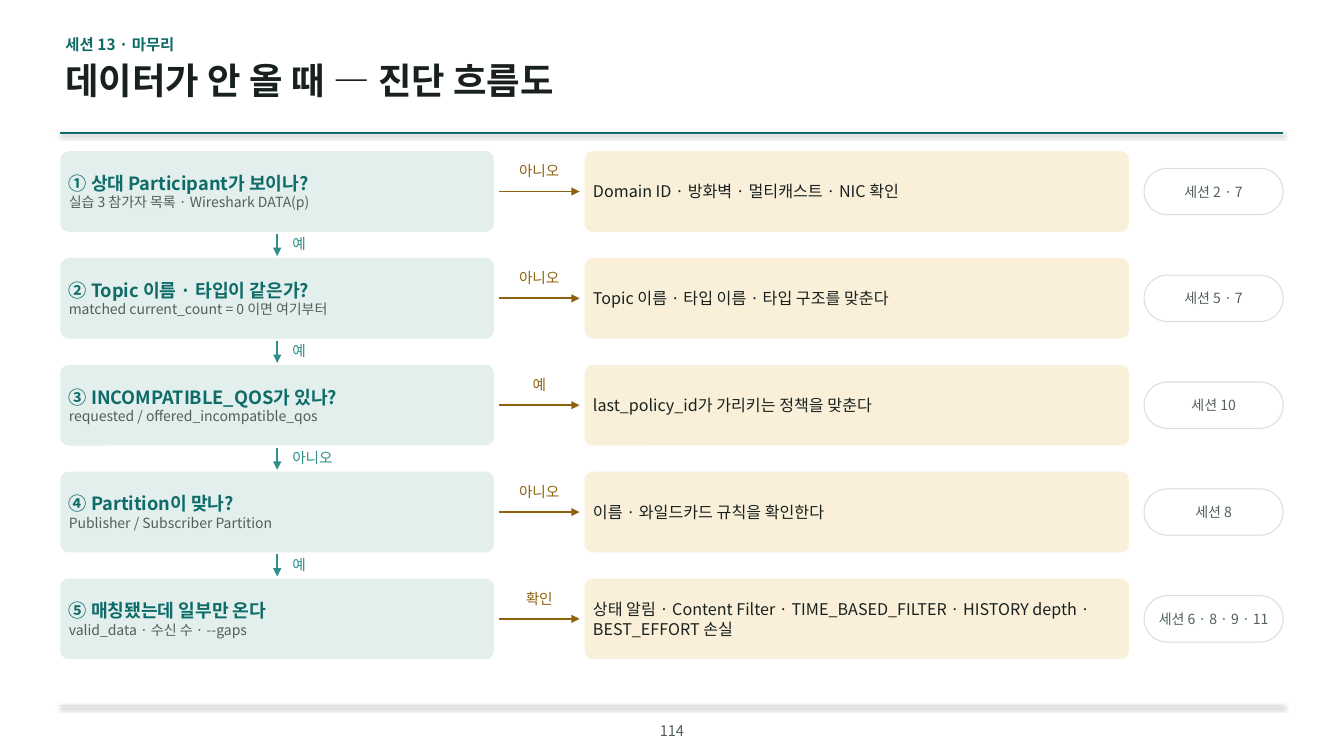
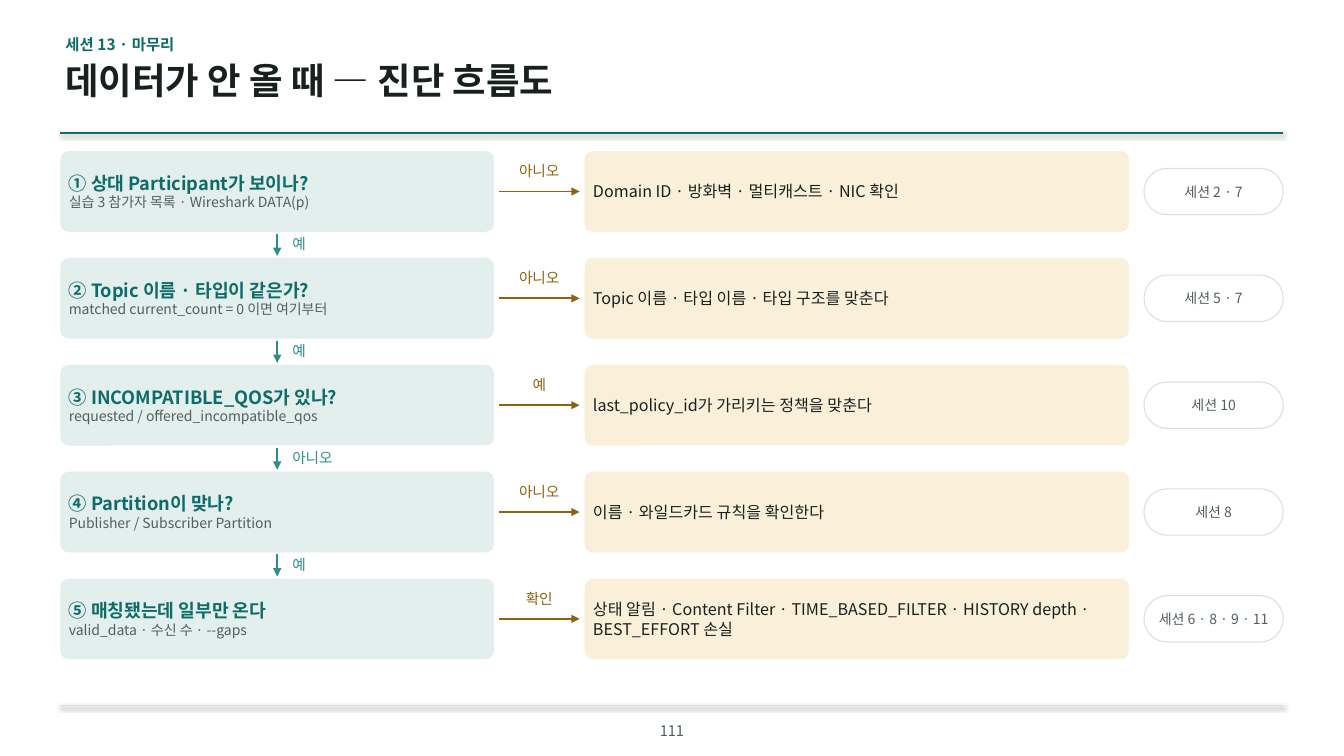
Before and after one commit to IntellectusCorp/int2DDS-lecture, a slide deck: slide 111 of int2dds-lecture-for-beginner.pptx (slide 114 before the commit). Drawn at 1344x756 pixels with LibreOffice and Linux fonts; fonts in the diff are those of the drawing; background and template pictures are left out. Boxes give left, top, right and bottom in pixels: in the first picture for what was removed or moved away, otherwise in the second. Text is boxed around its words. In the diff, an @@ line names an element or a change of style, - is before the commit and + after.

```diff
--- a/int2dds-lecture-for-beginner.pptx
+++ b/int2dds-lecture-for-beginner.pptx
@@ text at [660, 725, 684, 736]: text changed @@
-114
+111
```
Also in this commit, not shown: 24 other slides changed, 1 slide added, 4 slides removed, 1 other file.
